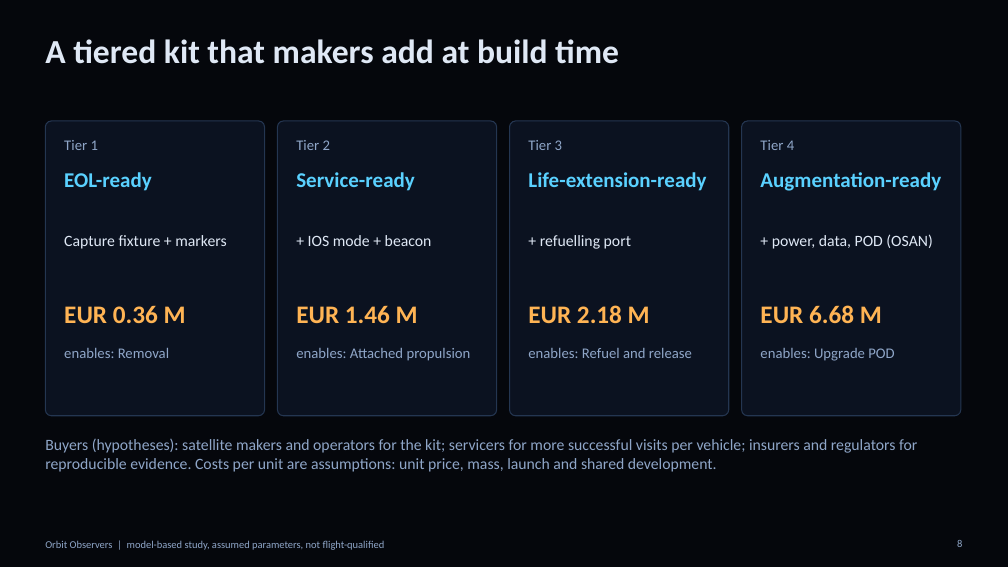
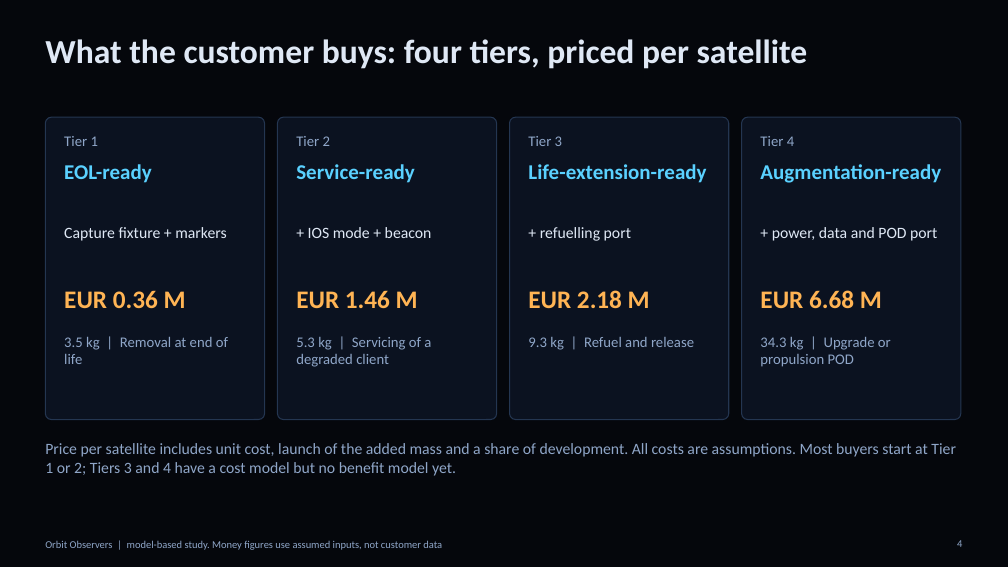
Before and after one commit to Siddharthpatni/Orbit_Observers, a slide deck: slide 4 of docs/presentation/Orbit_Observers_Pitch.pptx (slide 8 before the commit). Drawn at 1008x567 pixels with LibreOffice and Linux fonts; fonts in the diff are those of the drawing. Boxes give left, top, right and bottom in pixels: in the first picture for what was removed or moved away, otherwise in the second. Text is boxed around its words. In the diff, an @@ line names an element or a change of style, - is before the commit and + after.

```diff
--- a/docs/presentation/Orbit_Observers_Pitch.pptx
+++ b/docs/presentation/Orbit_Observers_Pitch.pptx
@@ title at bbox=[45, 39, 808, 69]: text changed @@
-A tiered kit that makers add at build time
+What the customer buys: four tiers, priced per satellite
@@ rounded rectangle: place and size @@
-rounded rectangle at bbox=[45, 121, 265, 416]
+rounded rectangle at bbox=[45, 117, 265, 420]
@@ rounded rectangle: place and size @@
-rounded rectangle at bbox=[278, 121, 497, 416]
+rounded rectangle at bbox=[278, 117, 497, 420]
@@ rounded rectangle: place and size @@
-rounded rectangle at bbox=[510, 121, 729, 416]
+rounded rectangle at bbox=[510, 117, 729, 420]
@@ rounded rectangle: place and size @@
-rounded rectangle at bbox=[742, 121, 961, 416]
+rounded rectangle at bbox=[742, 117, 961, 420]
@@ text "Tier 1": place and size @@
-text "Tier 1" at bbox=[64, 140, 98, 150]
+text "Tier 1" at bbox=[64, 136, 98, 146]
@@ text "Tier 2": place and size @@
-text "Tier 2" at bbox=[296, 140, 330, 150]
+text "Tier 2" at bbox=[296, 136, 330, 146]
@@ text "Tier 3": place and size @@
-text "Tier 3" at bbox=[528, 140, 562, 150]
+text "Tier 3" at bbox=[528, 136, 562, 146]
@@ text "Tier 4": place and size @@
-text "Tier 4" at bbox=[760, 140, 794, 150]
+text "Tier 4" at bbox=[760, 136, 794, 146]
@@ 4 texts: place and size @@
-4 texts at bbox=[64, 172, 941, 191]
+4 texts at bbox=[64, 164, 941, 183]
@@ text "Capture fixture + markers": place and size @@
-text "Capture fixture + markers" at bbox=[64, 235, 226, 249]
+text "Capture fixture + markers" at bbox=[64, 227, 226, 241]
@@ text "+ IOS mode + beacon": place and size @@
-text "+ IOS mode + beacon" at bbox=[308, 235, 432, 246]
+text "+ IOS mode + beacon" at bbox=[308, 227, 432, 238]
@@ text "+ refuelling port": place and size @@
-text "+ refuelling port" at bbox=[540, 235, 631, 249]
+text "+ refuelling port" at bbox=[540, 227, 631, 241]
@@ text at bbox=[772, 227, 937, 241]: text changed @@
-+ power, data, POD (OSAN)
++ power, data and POD port
@@ 4 texts: place and size @@
-4 texts at bbox=[64, 305, 882, 324]
+4 texts at bbox=[64, 290, 882, 309]
@@ text removed at bbox=[64, 348, 169, 358] @@
-enables: Removal
@@ text added at bbox=[64, 337, 228, 364], 14 pt, text #8FA6C8 @@
+3.5 kg | Removal at end of life
@@ text removed at bbox=[296, 348, 471, 361] @@
-enables: Attached propulsion
@@ text added at bbox=[296, 337, 431, 367], 14 pt, text #8FA6C8 @@
+5.3 kg | Servicing of a degraded client
@@ text at bbox=[528, 337, 694, 350]: text changed @@
-enables: Refuel and release
+9.3 kg | Refuel and release
@@ text at bbox=[760, 337, 891, 367]: text changed @@
-enables: Upgrade POD
+34.3 kg | Upgrade or propulsion POD
@@ text removed at bbox=[45, 439, 917, 472] @@
-Buyers (hypotheses): satellite makers and operators for the kit; servicers for more successful visits per vehicle; insurers and regulators for reproducible evidence. Costs per unit are assumptions: unit price, mass, launch and shared development.
@@ text added at bbox=[45, 443, 956, 476], 15 pt, text #8FA6C8 @@
+Price per satellite includes unit cost, launch of the added mass and a share of development. All costs are assumptions. Most buyers start at Tier 1 or 2; Tiers 3 and 4 have a cost model but no benefit model yet.
@@ text at bbox=[45, 540, 442, 550]: text changed @@
-Orbit Observers | model-based study, assumed parameters, not flight-qualified
+Orbit Observers | model-based study. Money figures use assumed inputs, not customer data
@@ page number at bbox=[957, 540, 962, 547]: text changed @@
-8
+4
```
Also in this commit, not shown: 6 other slides changed, 9 slides added, 7 slides removed, 6 other files.
